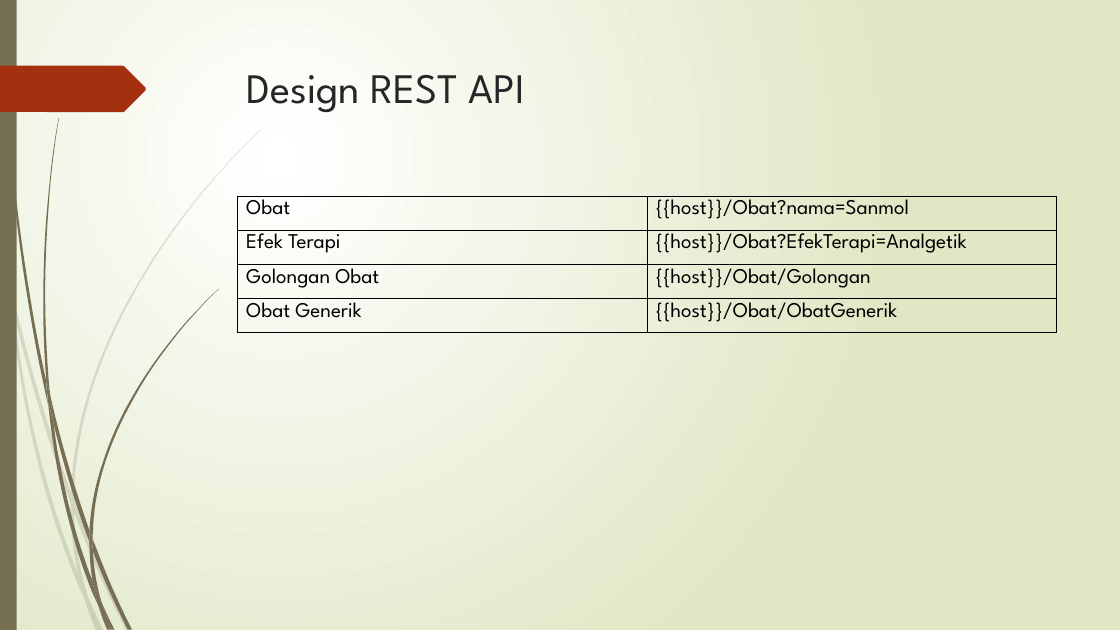
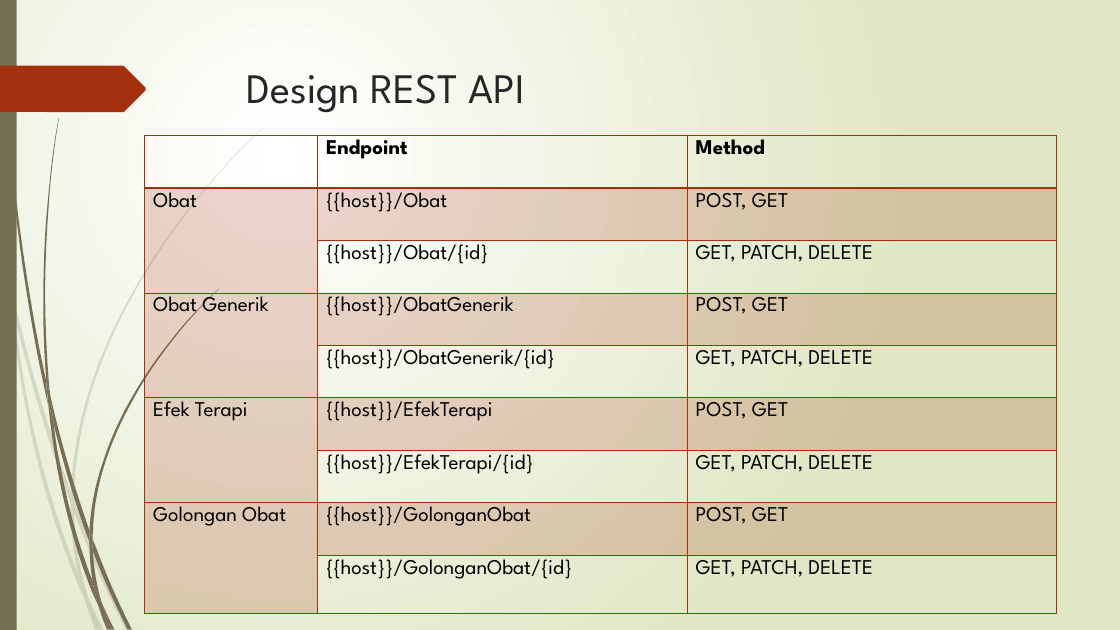
Before and after one commit to Alzetar/MiniProject-ISO-Alzeta-Rosdyana, a slide deck: slide 5 of Informasi Spesialite Obat.pptx. Drawn at 1120x630 pixels with LibreOffice and Linux fonts; fonts in the diff are those of the drawing. Boxes give left, top, right and bottom in pixels: in the first picture for what was removed or moved away, otherwise in the second. Text is boxed around its words. In the diff, an @@ line names an element or a change of style, - is before the commit and + after.

```diff
--- a/Informasi Spesialite Obat.pptx
+++ b/Informasi Spesialite Obat.pptx
@@ table added at [145, 136, 1057, 614], 9 rows, 3 columns @@
+ | Endpoint | Method
+Obat | {{host}}/Obat | POST, GET
+ | {{host}}/Obat/{id} | GET, PATCH, DELETE
+Obat Generik | {{host}}/ObatGenerik | POST, GET
+ | {{host}}/ObatGenerik/{id} | GET, PATCH, DELETE
+Efek Terapi | {{host}}/EfekTerapi | POST, GET
+ | {{host}}/EfekTerapi/{id} | GET, PATCH, DELETE
+Golongan Obat | {{host}}/GolonganObat | POST, GET
+ | {{host}}/GolonganObat/{id} | GET, PATCH, DELETE
@@ table removed at [238, 196, 1058, 332], 4 rows, 2 columns @@
-Obat | {{host}}/Obat?nama=Sanmol
-Efek Terapi | {{host}}/Obat?EfekTerapi=Analgetik
-Golongan Obat | {{host}}/Obat/Golongan
-Obat Generik | {{host}}/Obat/ObatGenerik
```
Also in this commit, not shown: 3 other slides changed, 2 slides added, 12 other files.
